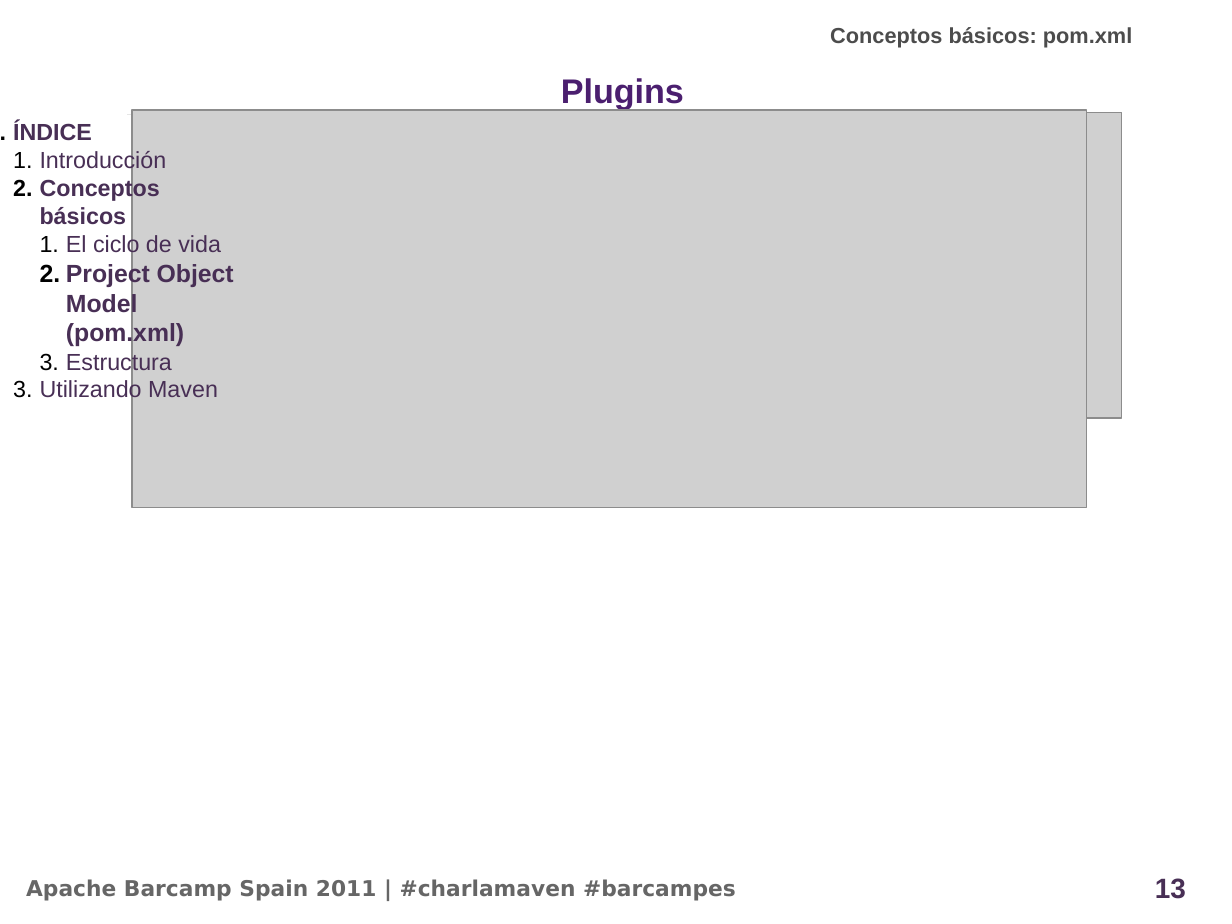
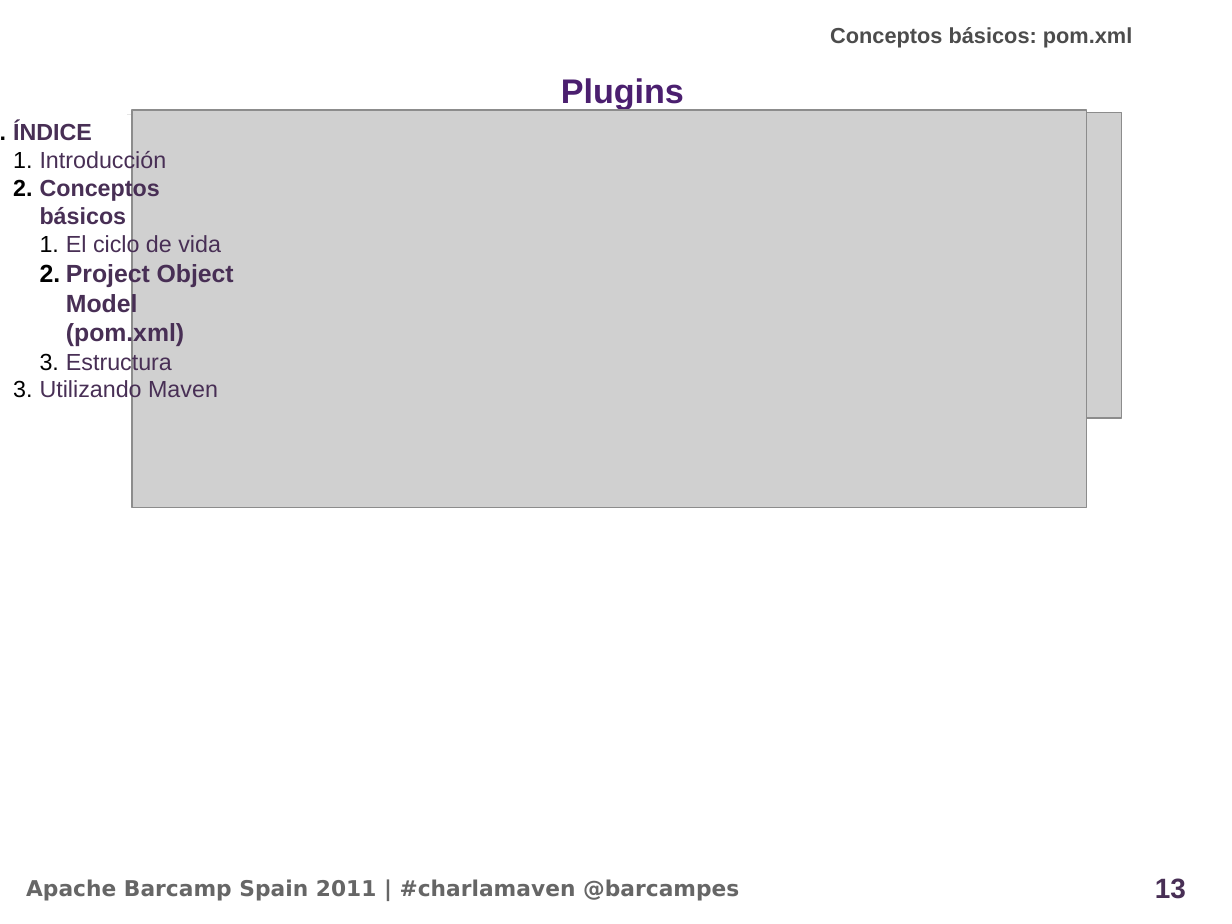
Before and after one commit to alediator/barcamp-maven, a slide deck: slide 13 of doc/slideshare_introduccion.odp. Drawn at 1232x924 pixels with LibreOffice and Linux fonts; fonts in the diff are those of the drawing; grey boxes stand for pictures; background and template pictures are left out. Boxes give left, top, right and bottom in pixels: in the first picture for what was removed or moved away, otherwise in the second. Text is boxed around its words. In the diff, an @@ line names an element or a change of style, - is before the commit and + after.

```diff
--- a/doc/slideshare_introduccion.odp
+++ b/doc/slideshare_introduccion.odp
@@ text at (26,879,739,901): text changed @@
-Apache Barcamp Spain 2011 | #charlamaven #barcampes
+Apache Barcamp Spain 2011 | #charlamaven @barcampes
```
Also in this commit, not shown: 25 other slides changed, 3 other files.
